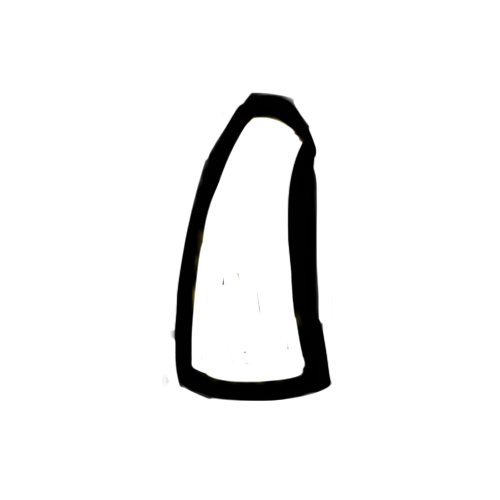
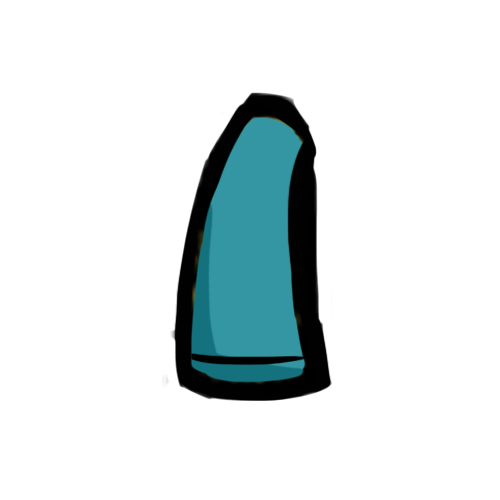
Comparing the layer stacks of the two (500, 500) images. Changes:
painted on "Layer 0" over [222,273,290,364]
added layer "Layer 3" above "Layer 2" over [191,116,306,383]
added layer "Layer 2" above "Layer 1" over [191,116,306,383]
added layer "Layer 1" over [191,116,306,383]
